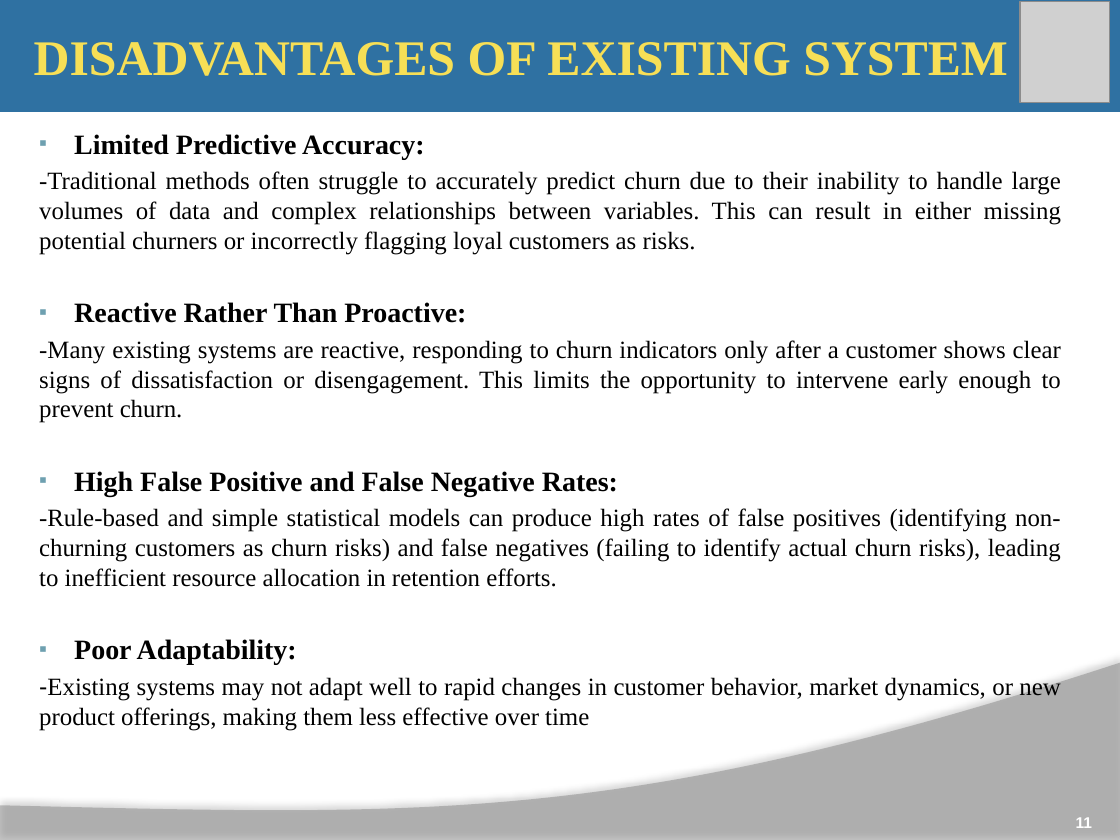
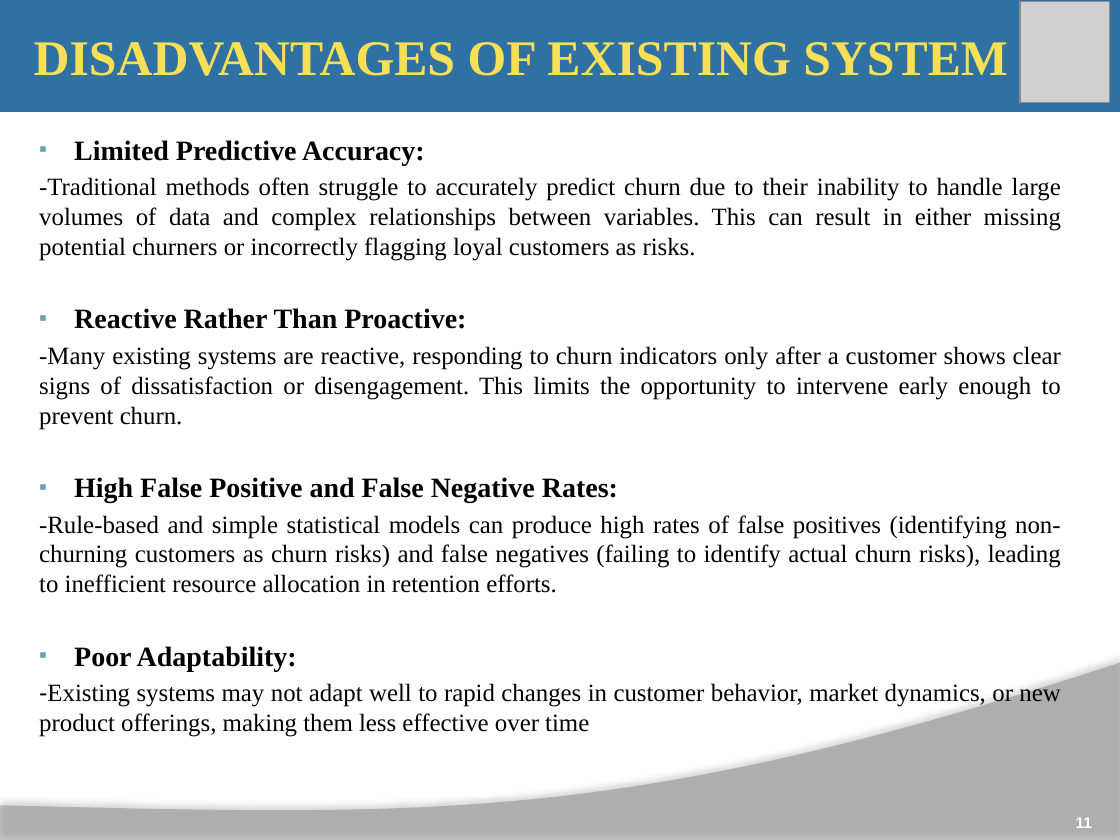
Before and after one commit to NehaDandu97/important, a slide deck: slide 11 of FSI/FSI vv.pptx. Drawn at 1120x840 pixels with LibreOffice and Linux fonts; fonts in the diff are those of the drawing; grey boxes stand for pictures. Boxes give left, top, right and bottom in pixels: in the first picture for what was removed or moved away, otherwise in the second. Text is boxed around its words. In the diff, an @@ line names an element or a change of style, - is before the commit and + after.

```diff
--- a/FSI/FSI vv.pptx
+++ b/FSI/FSI vv.pptx
@@ subtitle "Limited Predictive Accuracy:" moved from (x1=39, y1=134, x2=1061, y2=731) to (x1=39, y1=140, x2=1061, y2=737) @@
```
Also in this commit, not shown: 2 other slides changed, 5 other files.
